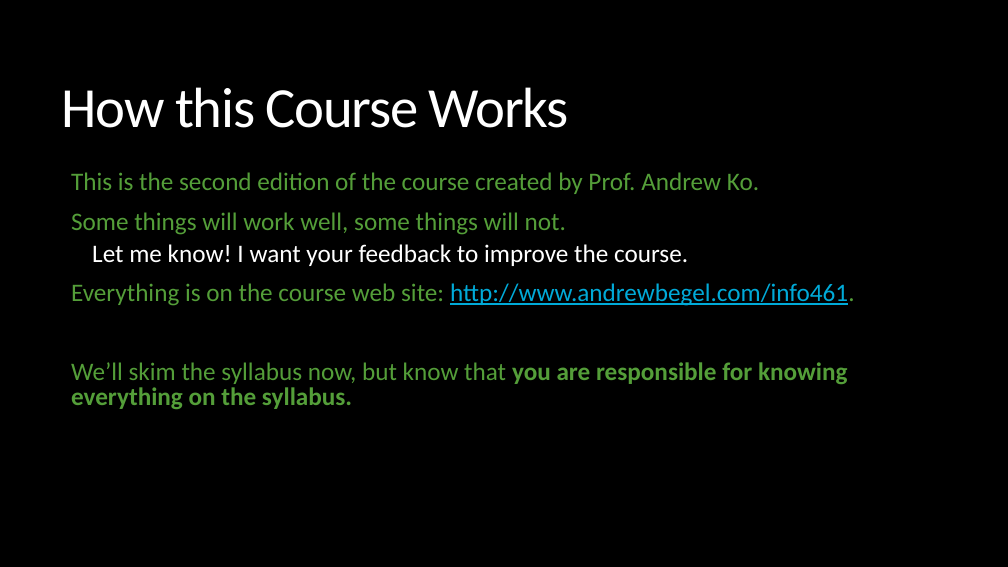
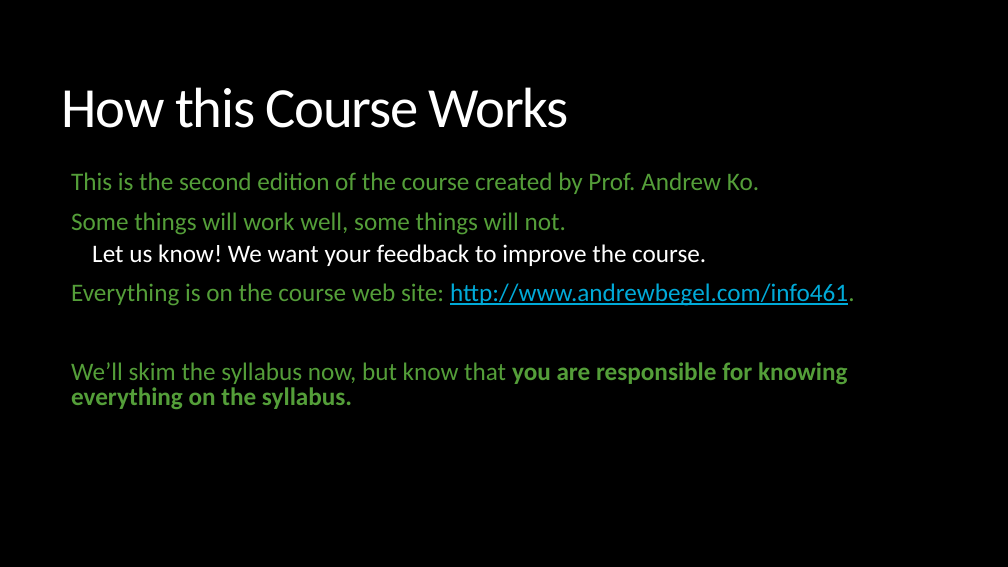
Before and after one commit to amyjko/info461, a slide deck: slide 10 of lectures/lecture-1.1.pptx. Drawn at 1008x567 pixels with LibreOffice and Linux fonts; fonts in the diff are those of the drawing. Boxes give left, top, right and bottom in pixels: in the first picture for what was removed or moved away, otherwise in the second. Text is boxed around its words. In the diff, an @@ line names an element or a change of style, - is before the commit and + after.

```diff
--- a/lectures/lecture-1.1.pptx
+++ b/lectures/lecture-1.1.pptx
@@ text at <box>92,244,706,266</box>: text changed @@
-    Let me know! I want your feedback to improve the course.
+    Let us know! We want your feedback to improve the course.
```
Also in this commit, not shown: 2 other slides changed.
